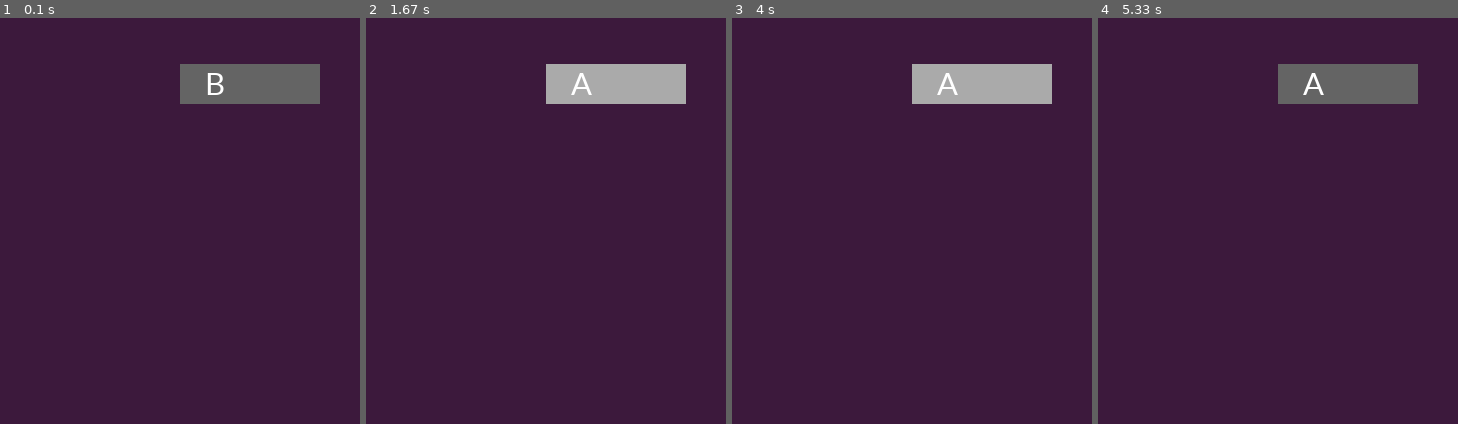
Above: before the commit, frames 1-4 (left to right).
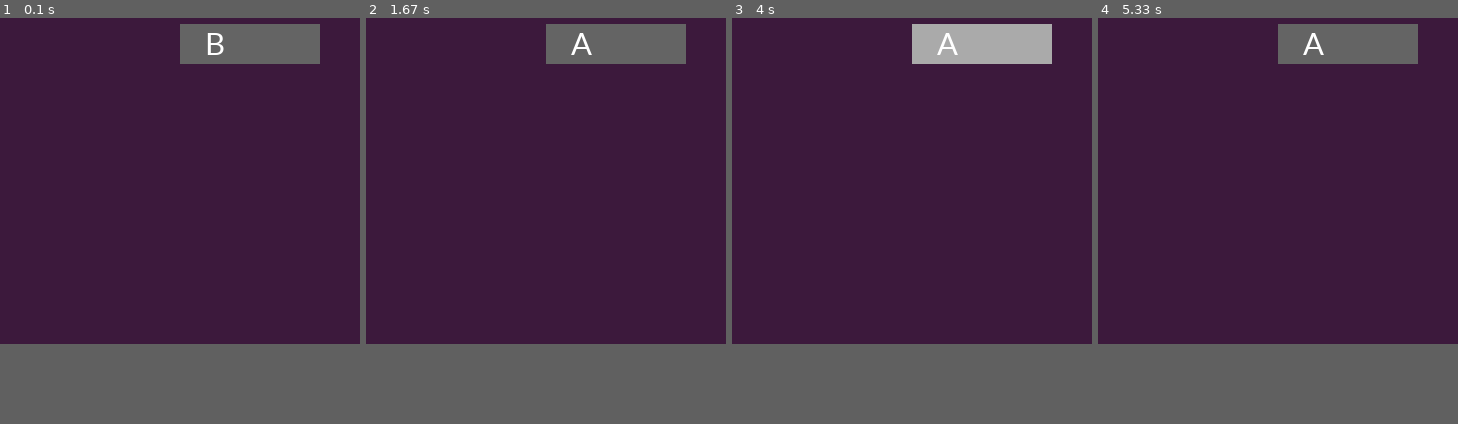
Above: after the commit, the same moments.

Repository: jamad/jamad.github.io
Game: pygame game, started from wasm/simple_button/main.py
Two runs of this game, one before a commit and one after it. Both use one fixed random seed, a clock stepped at 60 frames per second and the inputs below.
Inputs (mouse positions are in pixels of both pictures, inside the frame that each line leads up to):
- Up to frame 1 (0.1 s): no input
- Up to frame 2 (1.67 s): click (546, 22) at 0.38 s; click (549, 66) at 0.72 s
- Up to frame 3 (4 s): click "A" at 2.05 s; click (894, 188) at 2.38 s; click "B" at 3.72 s
- Up to frame 4 (5.33 s): click (outside the picture) at 4.05 s
In our replay, the window is 360x720 before the commit and 360x640 after it. These sizes can differ from the game's own. Grey fills any space a smaller window leaves; there, only what the larger window draws over its background counts as a difference.

The runs differ from the first frame. In frame 1, 7.7% of the frame differs, in the area x 50-89%, y 1-22%; in frame 2, 7.7%; in frame 3, 7.7%; in frame 4, 7.7%.

Commit message:
Update main.py

Diff:
--- a/wasm/simple_button/main.py
+++ b/wasm/simple_button/main.py
@@ -4,7 +4,7 @@
 pygame.init()
 
 w=360
-h=720
+h=640
 screen = pygame.display.set_mode((w,h) )
 smallfont = pygame.font.SysFont('Corbel',35)
 
